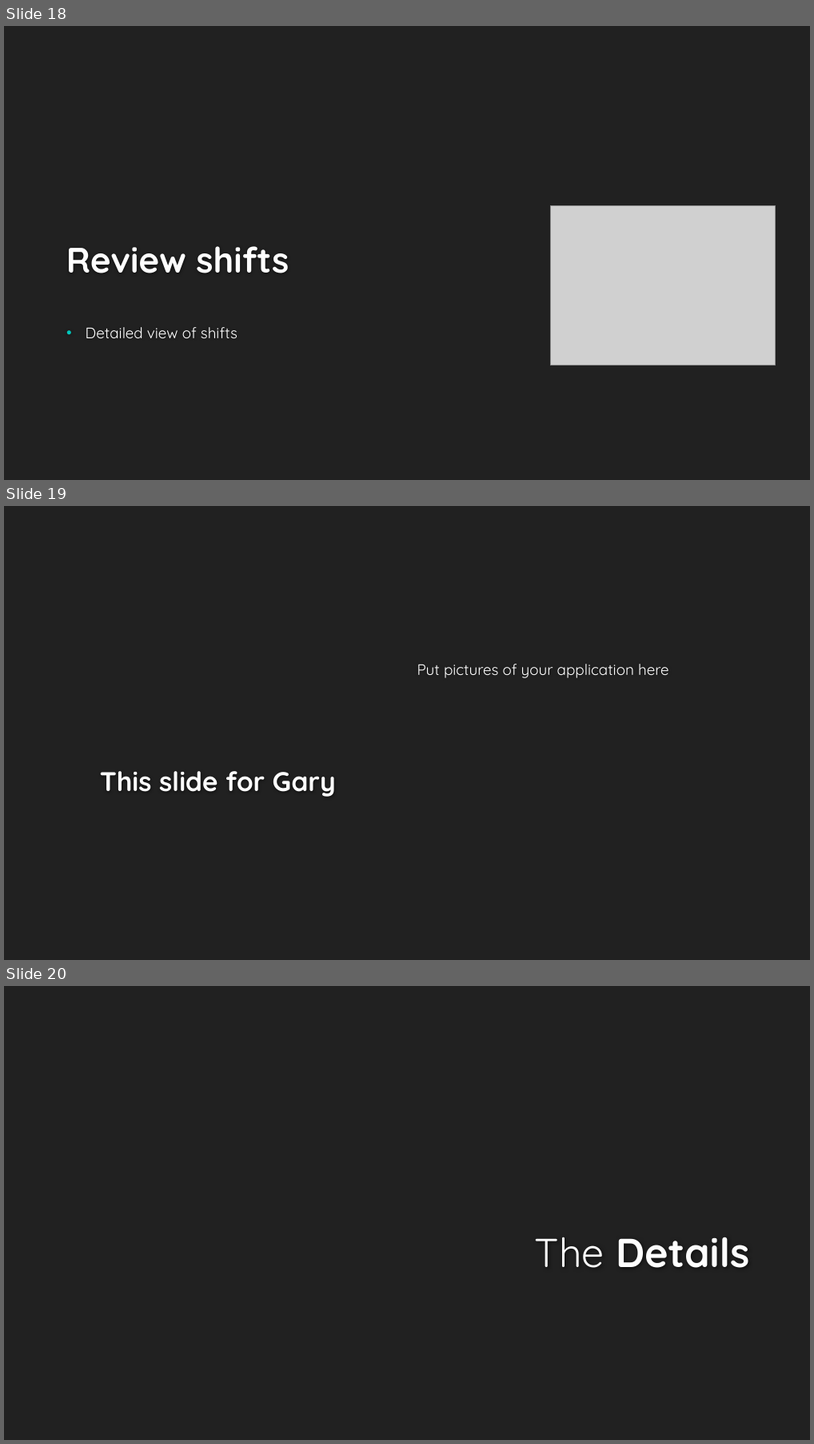
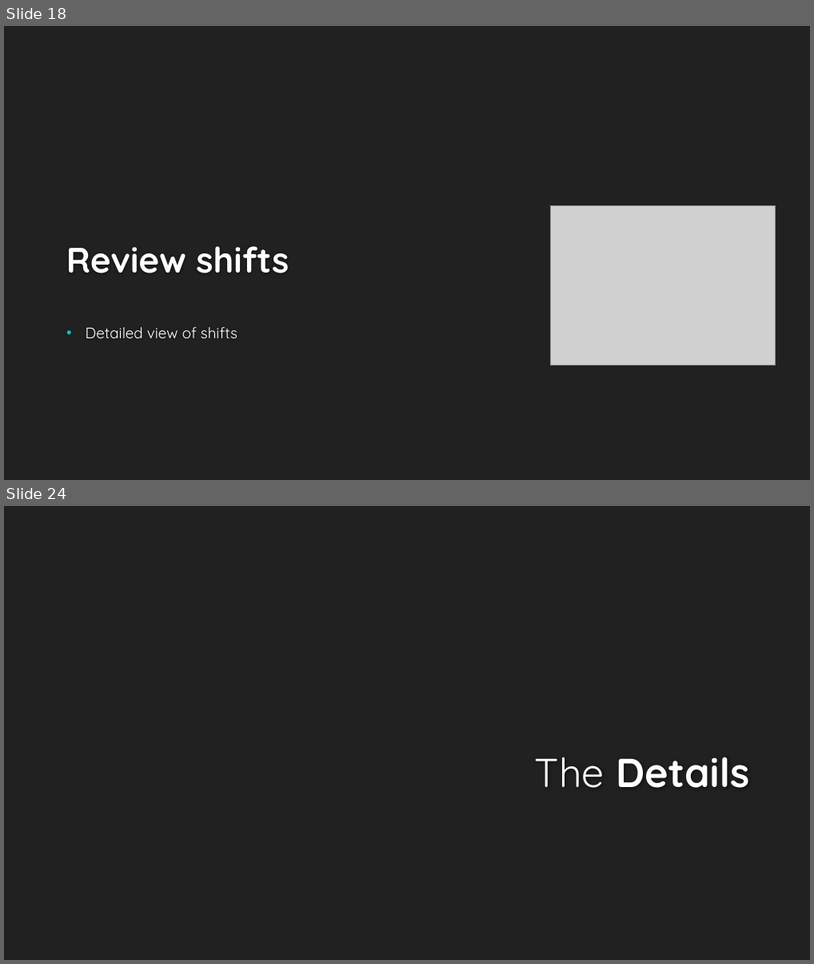
Before and after one commit to prospider/Project-Opal, a slide deck: Final Presentation.pptx. Shown one above the other, each under a label of ours: slides 18, 19 and 20 before the commit, slides 18 and 24 after it; the slides between them are not shown. The pictures are 814x1444 and 814x964 pixels, drawn with LibreOffice and Linux fonts; fonts in the diff are those of the drawing; grey boxes stand for pictures; background and template pictures are left out. Boxes give left, top, right and bottom in pixels: in the first picture for what was removed or moved away, otherwise in the second. Text is boxed around its words. In the diff, an @@ line names an element or a change of style, - is before the commit and + after.

```diff
--- a/Final Presentation.pptx
+++ b/Final Presentation.pptx
@@ slide 19 removed at box(4, 506, 810, 960), background #212121 @@
@@ text removed at box(418, 664, 670, 678) @@
-Put pictures of your application here
@@ title removed at box(100, 771, 336, 796) @@
-This slide for Gary
@@ what was slide 20 is now slide 24 @@
```
Also in this commit, not shown: 4 slides changed, 9 slides added, 1 other slide removed, 8 other files.
